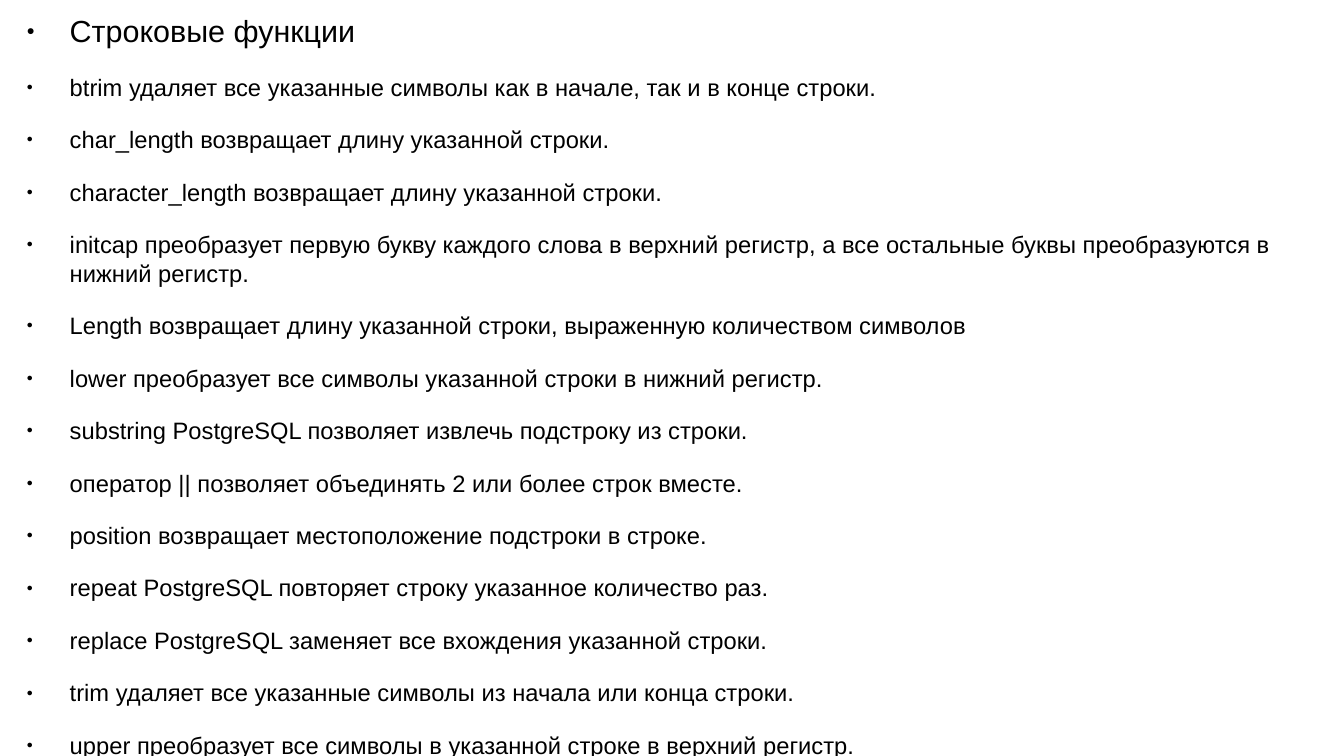
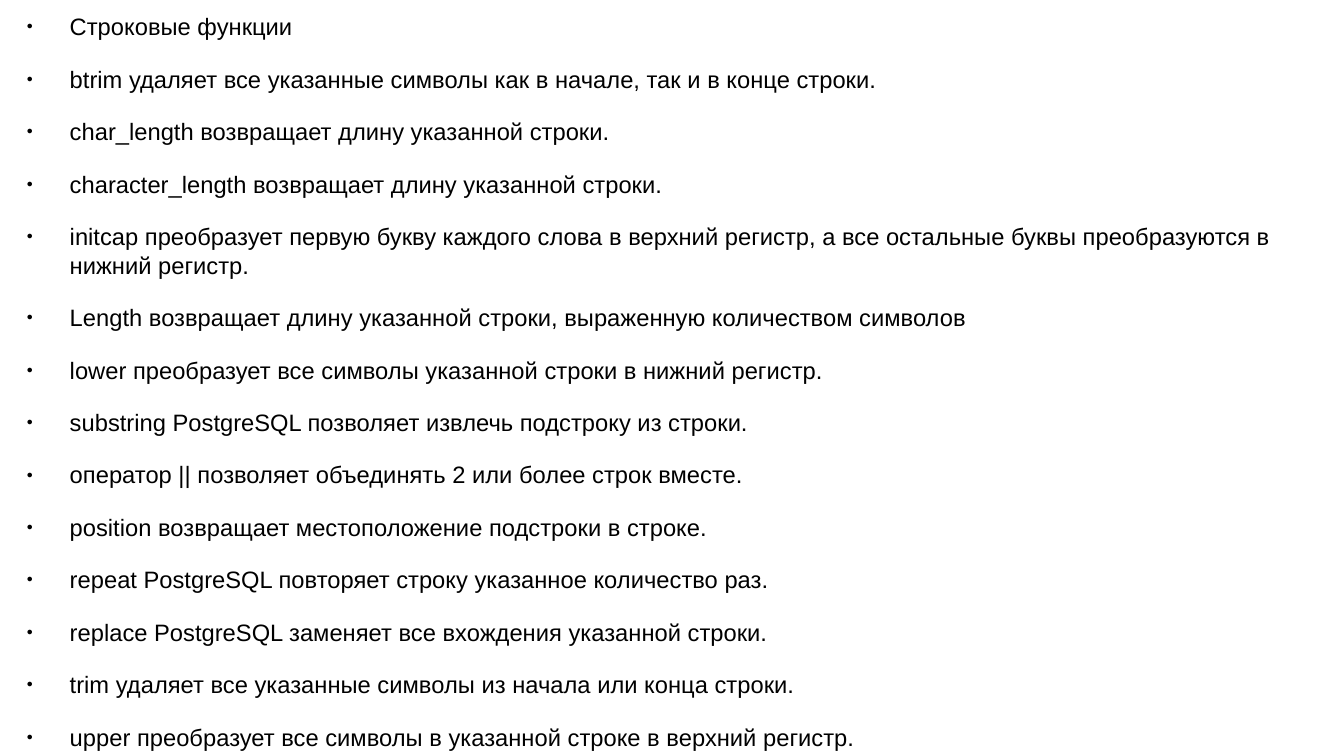
Before and after one commit to CPTMUTCHELL/smsoft-homework, a slide deck: slide 10 of sql/src/main/resources/presentation.pptx. Drawn at 1344x756 pixels with LibreOffice and Linux fonts; fonts in the diff are those of the drawing. Boxes give left, top, right and bottom in pixels: in the first picture for what was removed or moved away, otherwise in the second. Text is boxed around its words. In the diff, an @@ line names an element or a change of style, - is before the commit and + after.

```diff
--- a/sql/src/main/resources/presentation.pptx
+++ b/sql/src/main/resources/presentation.pptx
@@ text at (70,17,292,40): size 18 to 14 pt in "Строковые функции" @@
```
Also in this commit, not shown: 7 other slides changed, 3 other files.
